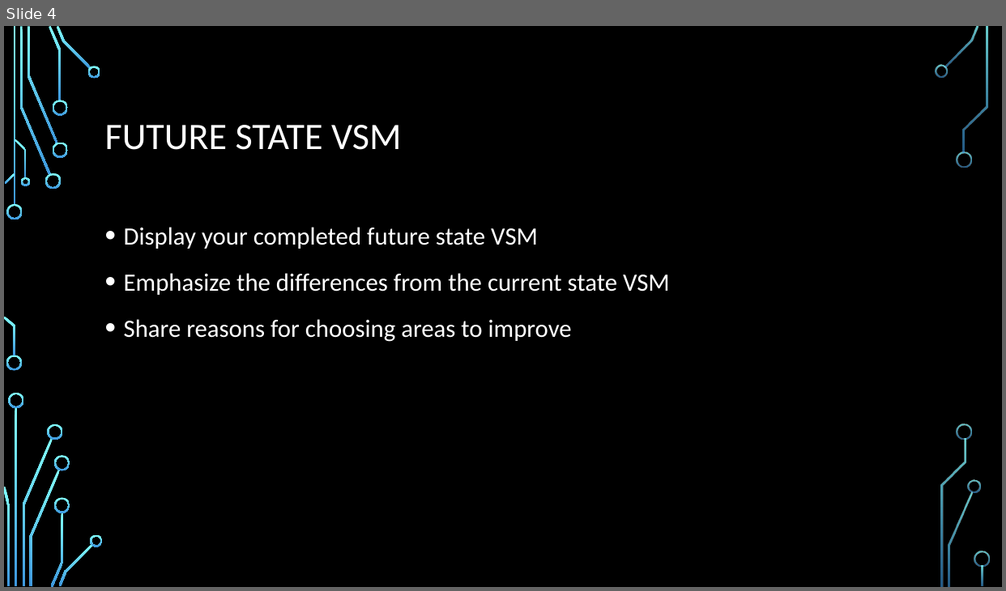
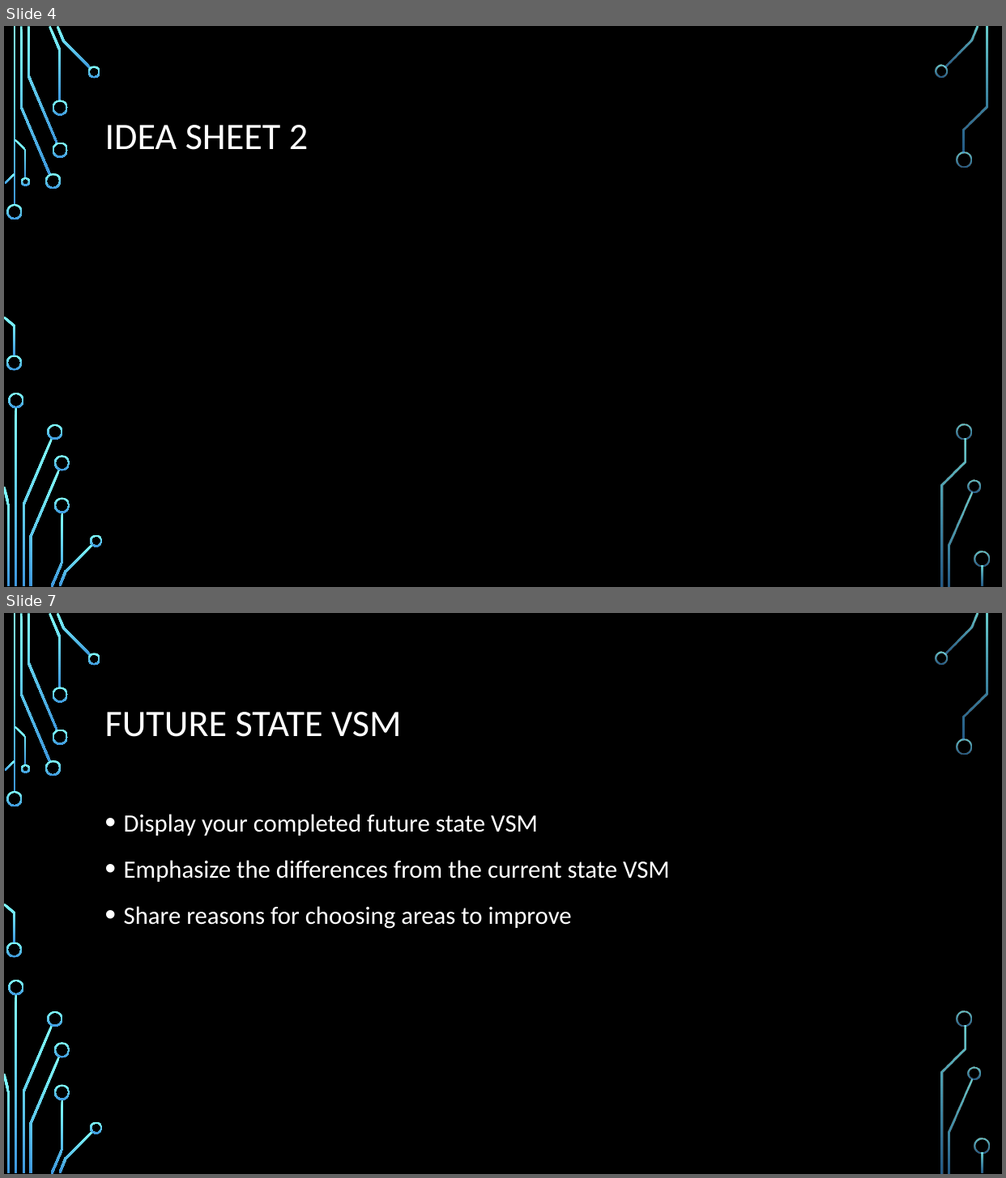
Before and after one commit to ureginastudent/PROJECT, a slide deck: ENSE 470 Milestone 2.pptx. Shown one above the other, each under a label of ours: slide 4 before the commit, slides 4 and 7 after it; the slides between them are not shown. The pictures are 1006x591 and 1006x1178 pixels, drawn with LibreOffice and Linux fonts; fonts in the diff are those of the drawing; background and template pictures are left out. Boxes give left, top, right and bottom in pixels: in the first picture for what was removed or moved away, otherwise in the second. Text is boxed around its words. In the diff, an @@ line names an element or a change of style, - is before the commit and + after.

```diff
--- a/ENSE 470 Milestone 2.pptx
+++ b/ENSE 470 Milestone 2.pptx
@@ slide 4 added at (4,26,1002,587), background picture (left out); not listed: 36 template elements that a slide beside it also shows @@
@@ title added at (105,125,308,150), 36 pt, text #FFFFFF @@
+IDEA SHEET 2
@@ what was slide 4 is now slide 7 @@
```
Also in this commit, not shown: 2 slides changed, 2 other slides added, 1 slide removed.
